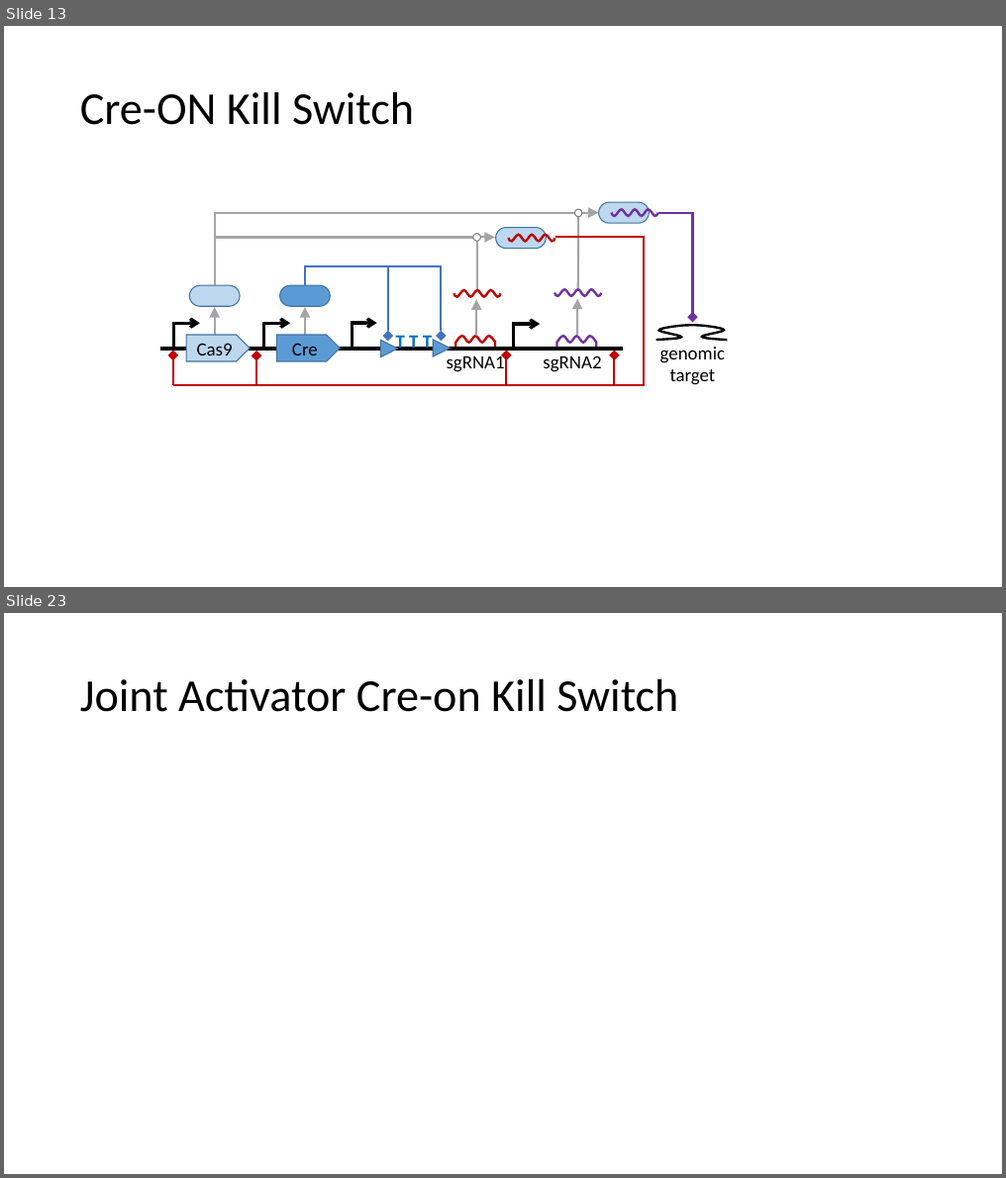
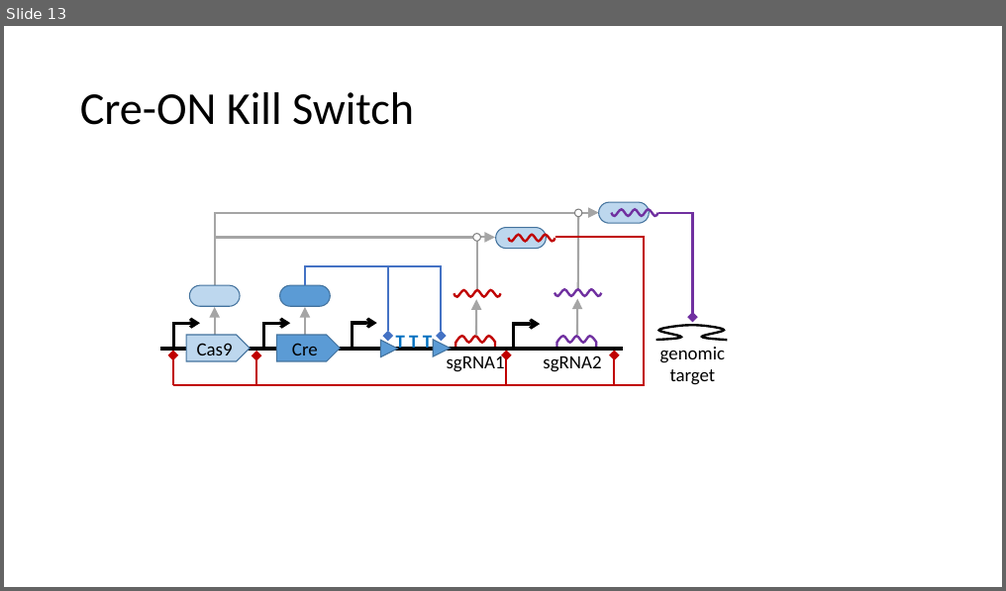
Before and after one commit to TASBE/CRISPR-safety-switches, a slide deck: paper_figures/sbolvisual/17 Combinations.pptx. Shown one above the other, each under a label of ours: slides 13 and 23 before the commit, slide 13 after it; the slides between them are not shown. The pictures are 1006x1178 and 1006x591 pixels, drawn with LibreOffice and Linux fonts; fonts in the diff are those of the drawing. Boxes give left, top, right and bottom in pixels: in the first picture for what was removed or moved away, otherwise in the second. Text is boxed around its words. In the diff, an @@ line names an element or a change of style, - is before the commit and + after.

```diff
--- a/paper_figures/sbolvisual/17 Combinations.pptx
+++ b/paper_figures/sbolvisual/17 Combinations.pptx
@@ slide 23 removed at [4, 613, 1002, 1174], background #FFFFFF @@
@@ title removed at [80, 679, 678, 712] @@
-Joint Activator Cre-on Kill Switch
```
Also in this commit, not shown: 4 slides changed, 2 slides added, 7 other slides removed.
